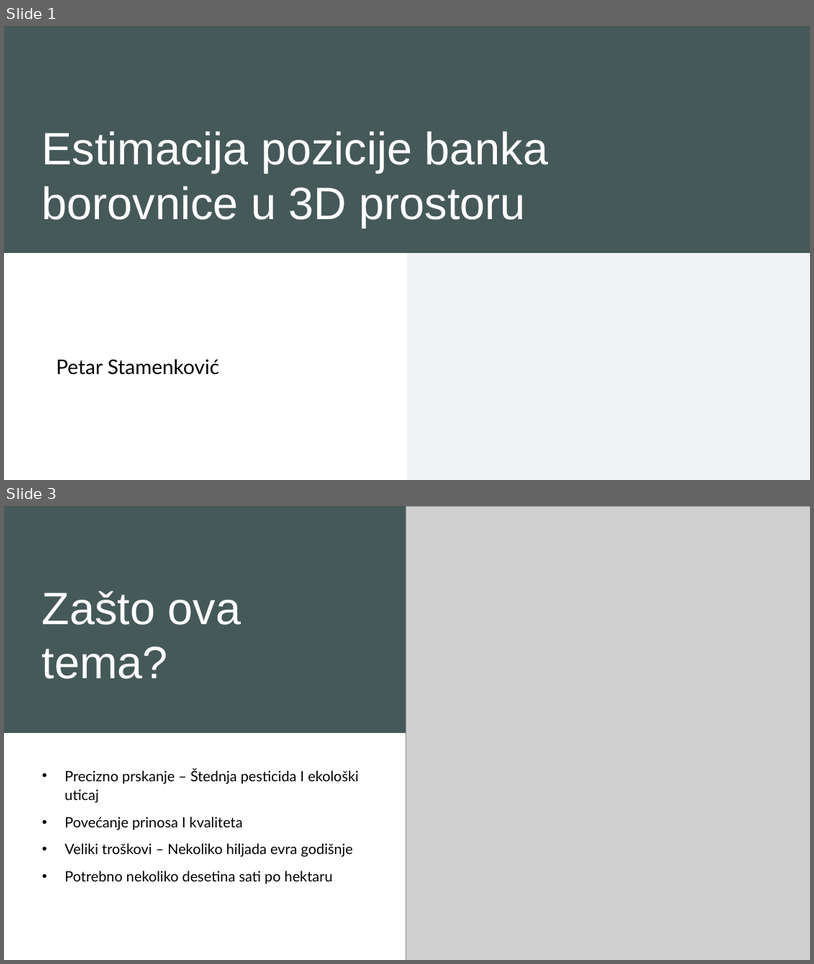
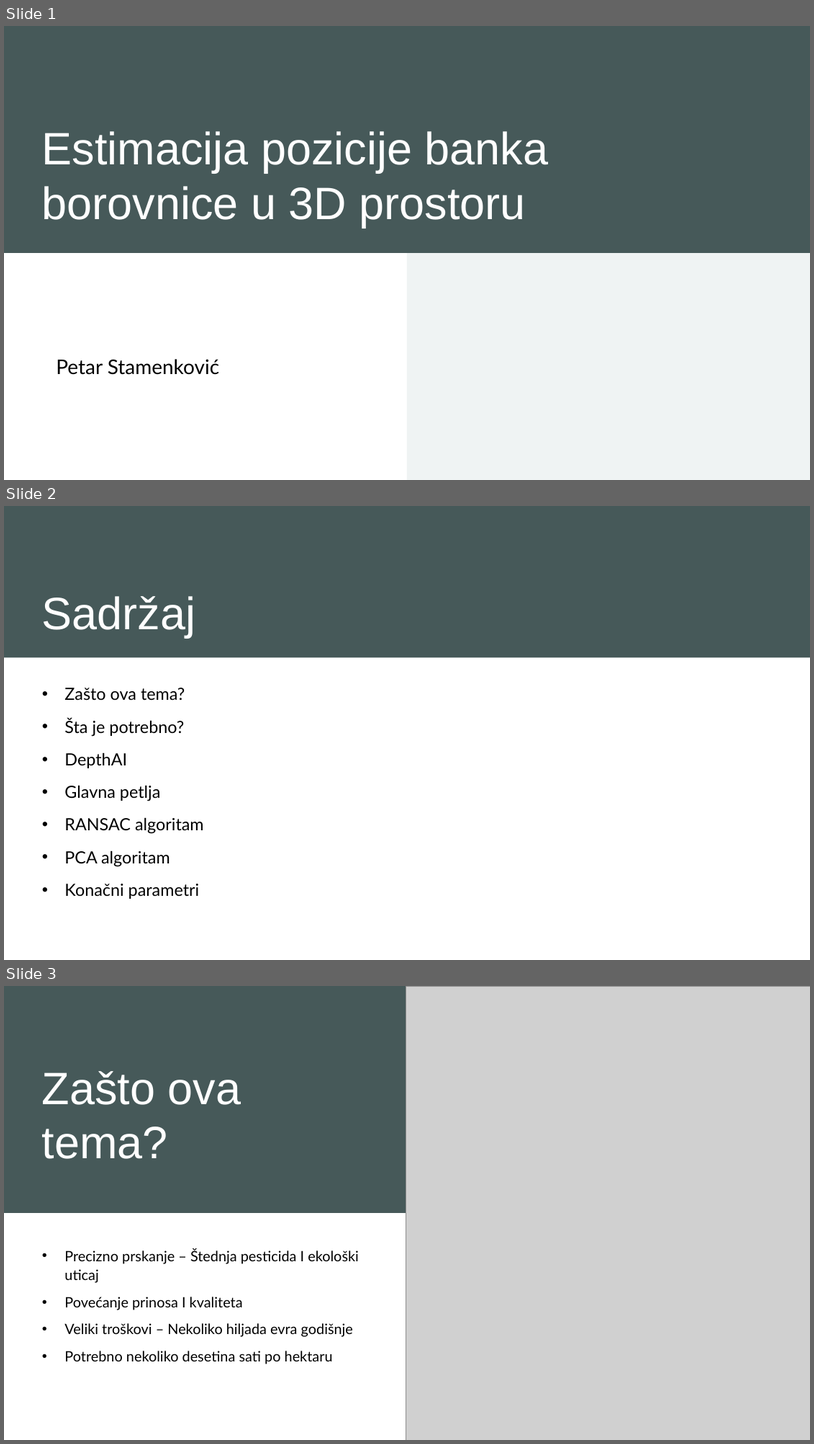
Before and after one commit to petarstamenkovic/Blueberry-Weed-Detection, a slide deck: weed_segmentaion/docs/BlueberryBank.pptx. Shown one above the other, each under a label of ours: slides 1 and 3 before the commit, slides 1, 2 and 3 after it; the slides between them are not shown. The pictures are 814x964 and 814x1444 pixels, drawn with LibreOffice and Linux fonts; fonts in the diff are those of the drawing; grey boxes stand for pictures. Boxes give left, top, right and bottom in pixels: in the first picture for what was removed or moved away, otherwise in the second. Text is boxed around its words. In the diff, an @@ line names an element or a change of style, - is before the commit and + after.

```diff
--- a/weed_segmentaion/docs/BlueberryBank.pptx
+++ b/weed_segmentaion/docs/BlueberryBank.pptx
@@ slide 2 added at [4, 506, 810, 960], background #FFFFFF; not listed: 1 template element that a slide beside it also shows @@
@@ title added at [42, 596, 196, 638], 54 pt, text #FFFFFF @@
+Sadržaj
@@ text added at [64, 687, 204, 898], 20 pt, text #000000 @@
+• Zašto ova tema?
+• Šta je potrebno?
+• DepthAI
+• Glavna petlja
+• RANSAC algoritam
+• PCA algoritam
+• Konačni parametri
```
Also in this commit, not shown: 7 slides changed, 1 other slide added, 1 slide removed, 3 other files.
